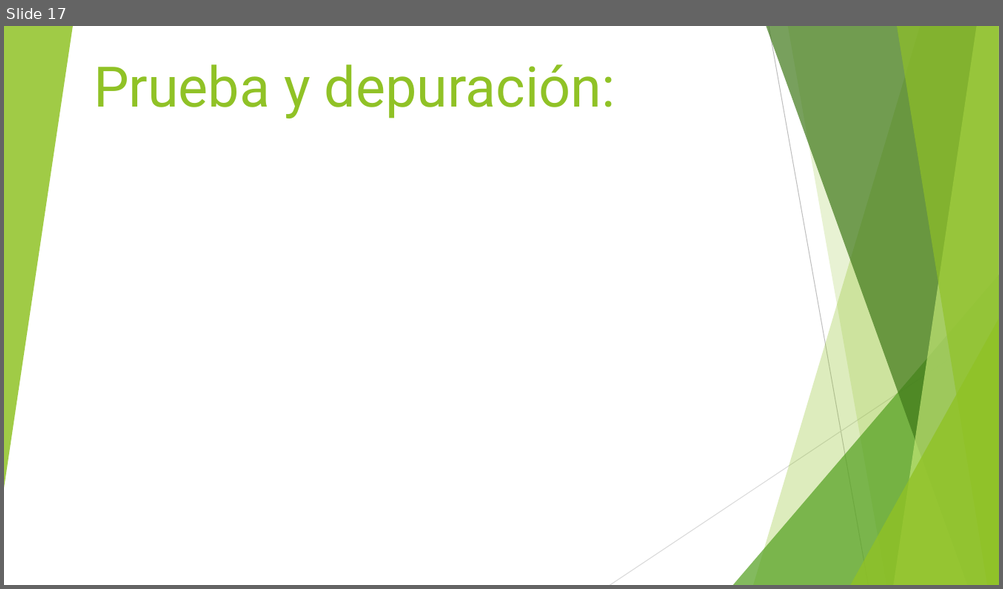
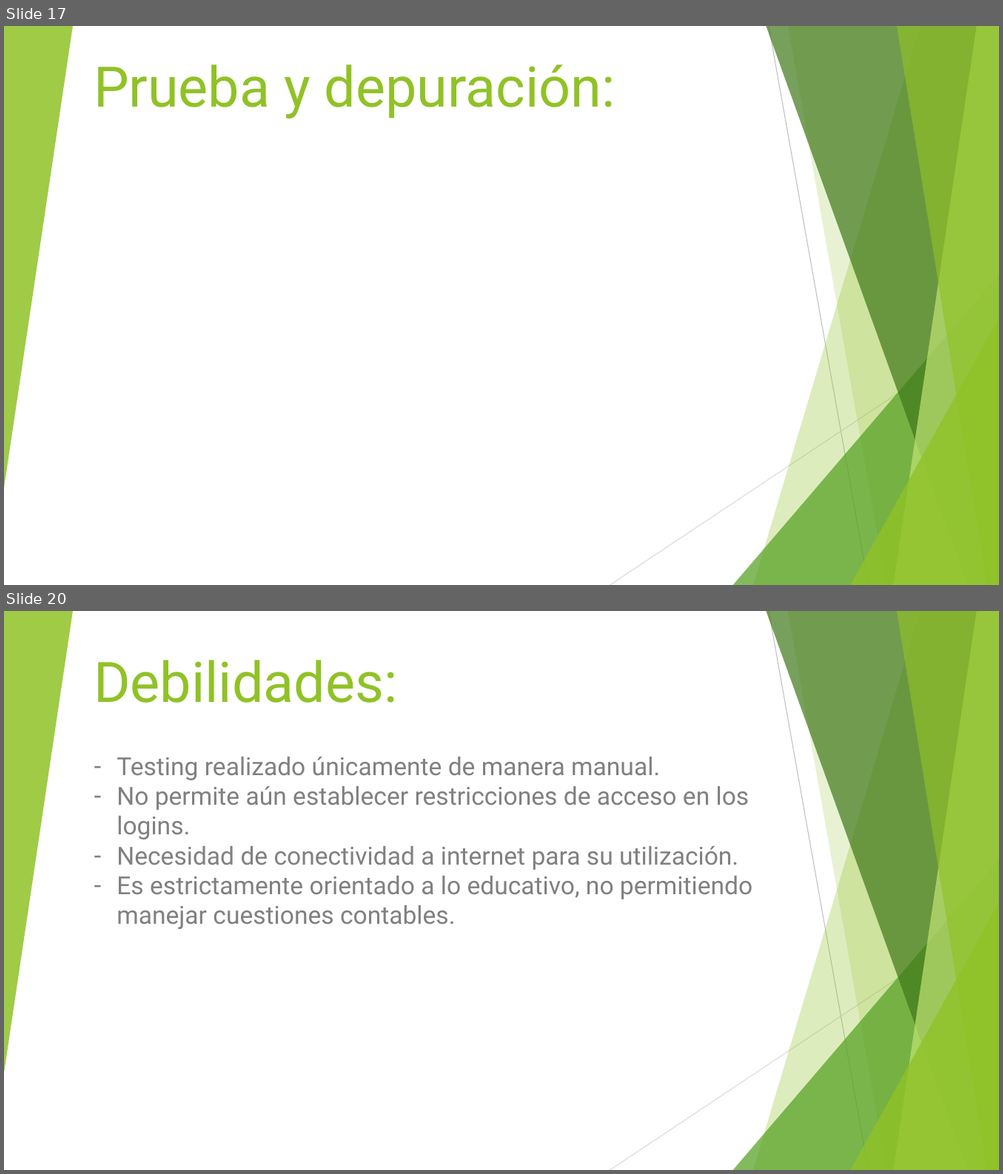
Before and after one commit to mariela21180/institucional-cfp, a slide deck: - Presentacion/Filminas.pptx. Shown one above the other, each under a label of ours: slide 17 before the commit, slides 17 and 20 after it; the slides between them are not shown. The pictures are 1003x589 and 1003x1174 pixels, drawn with LibreOffice and Linux fonts; fonts in the diff are those of the drawing. Boxes give left, top, right and bottom in pixels: in the first picture for what was removed or moved away, otherwise in the second. Text is boxed around its words. In the diff, an @@ line names an element or a change of style, - is before the commit and + after.

```diff
--- a/- Presentacion/Filminas.pptx
+++ b/- Presentacion/Filminas.pptx
@@ slide 20 added at (4,611,999,1170), background #FFFFFF; not listed: 10 template elements that a slide beside it also shows @@
@@ title added at (94,660,398,703), 54 pt, text #90C226 @@
+Debilidades:
@@ text added at (116,757,752,929), 24 pt, text #808080 @@
+– Testing realizado únicamente de manera manual.
+– No permite aún establecer restricciones de acceso en los logins.
+– Necesidad de conectividad a internet para su utilización.
+– Es estrictamente orientado a lo educativo, no permitiendo manejar cuestiones contables.
```
Also in this commit, not shown: 3 slides changed, 1 other slide added, 2 slides removed.
